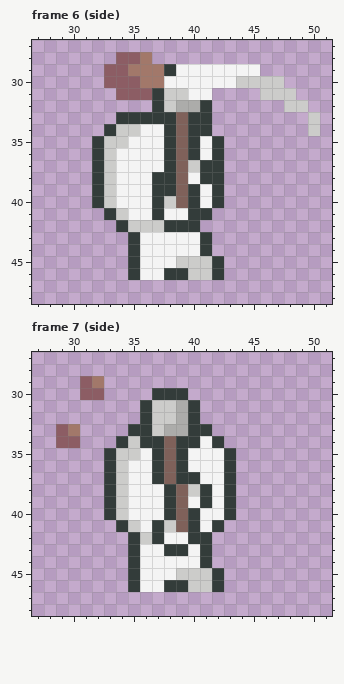
One commit to this pixel-art file: Assets/Character/Assets/Hana Caraka - Base Character/Farming/shovel.aseprite. Above: the version before the commit.
80x80 pixels, 24 frames. Shown: frame 6 (side): x 27..51, y 27..48; frame 7 (side): x 27..51, y 27..48.
The same view after the edit:
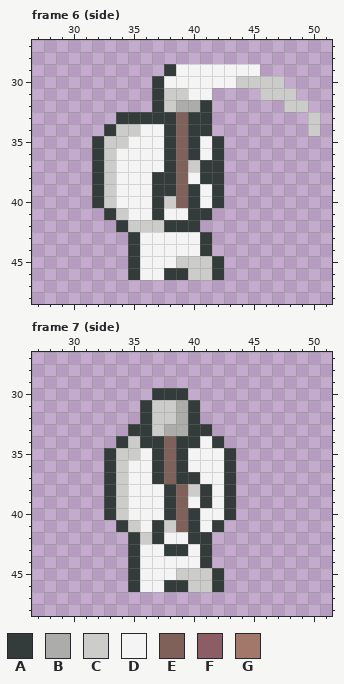
Palette (. is transparent): A #333c3a  B #acacaa  C #ccccca  D #f4f4f4  E #7f615a  F #8c5d64  G #a2786a
Difference:
Changed rows in their new state; - is an unchanged pixel.
Frame 6 (side), layer "vfx":
first column x 33:
28 -...-
29 .....
30 ....A
31 -...-
Frame 7 (side), layer "vfx":
first column x 29:
29 --..
30 --..
33 ..--
34 ..--
Changed places in both pictures, as pixel boxes (x1, y1, x2, y2):
changed: (104, 52, 164, 100)
erased: (56, 376, 104, 448)
